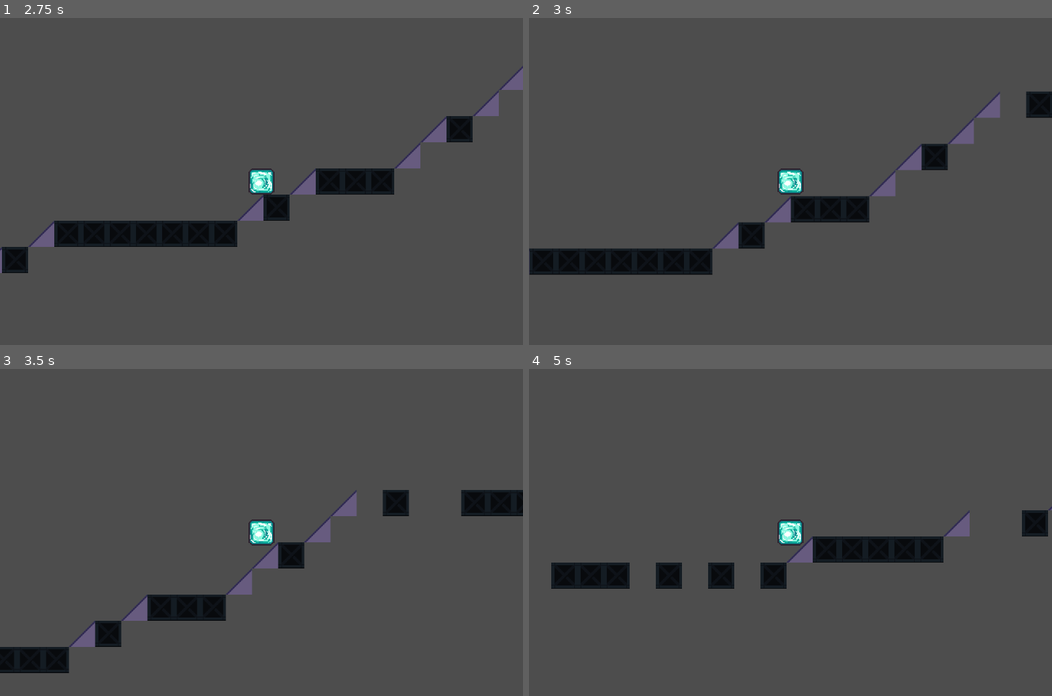
Above: before the commit, frames 1-4 (two rows, left to right).
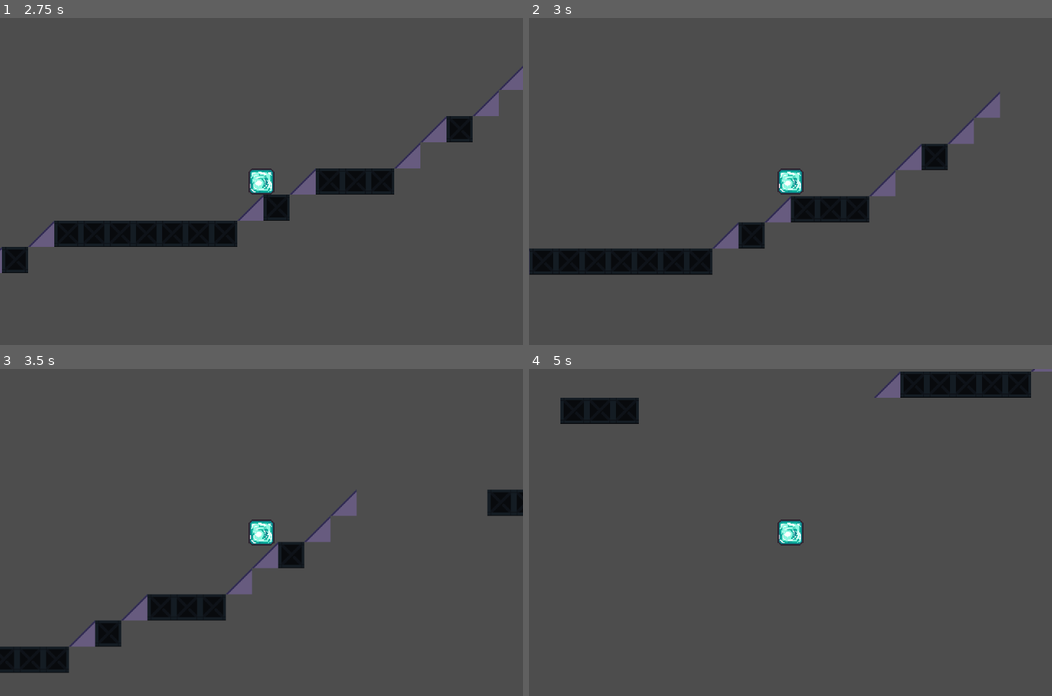
Above: after the commit, the same moments.

Repository: tiffanywortham/chudimo-kart
Game: Godot game, scene res://scenes/game.tscn
The game is run twice, just before and just after one commit, with the same random seed, the same clock (stepped at 60 frames per second) and the same inputs.
Inputs:
- Up to frame 1 (2.75 s): tap Enter (ui_accept) at 0.5, 0.77, 1.52 s
- Up to frame 2 (3 s): no input
- Up to frame 3 (3.5 s): tap Enter (ui_accept) at 3.02 s
- Up to frame 4 (5 s): tap Enter (ui_accept) at 3.77, 4.52 s

Frame 1 is identical in both runs. In frame 2, 0.4% of the frame differs, in the area x 47-100%, y 22-54%; in frame 3, 1.1%; in frame 4, 8.7%, in the area x 4-100%, y 0-68%.

Commit message:
increase possible number of spaces at a time

Diff:
--- a/scenes/game.gd
+++ b/scenes/game.gd
@@ -33,7 +33,8 @@
 			lastBlockLocation.y -= 32
 
 		elif (spawn_inclined == 0):
-			lastBlockLocation.x += 32
+			var spaces = randi_range(1,4)
+			lastBlockLocation.x += 32 * spaces
 		else:
 			spawn_fr(Vector2(lastBlockLocation.x + 32, lastBlockLocation.y))
 			lastBlockLocation.x += 32
